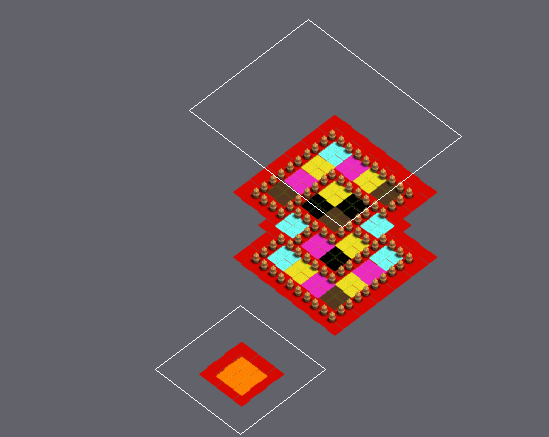
Tiled map, stored at Resources/map_02.tmx. Above, an overview of the earlier version with the close-up marked.
Close-up. Before:
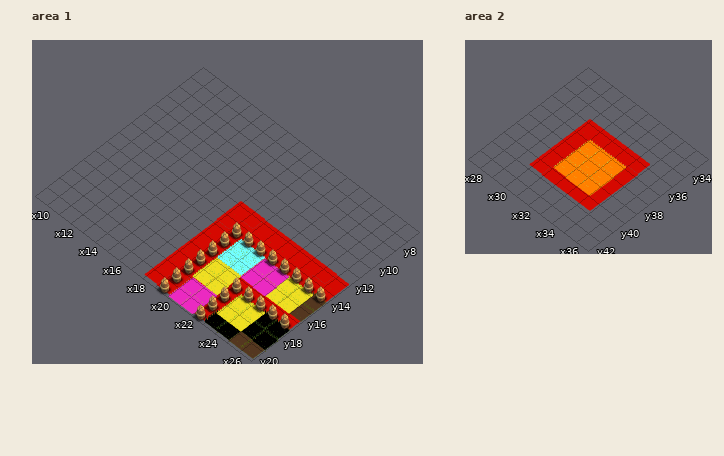
Cells are 55x42 px. Isometric: x runs down to the right, y down to the left. Shown: area 1 x 9..26, y 7..20; area 2 x 27..36, y 33..42. The commit also changed other parts of the map, which this record leaves out.
Once edited:
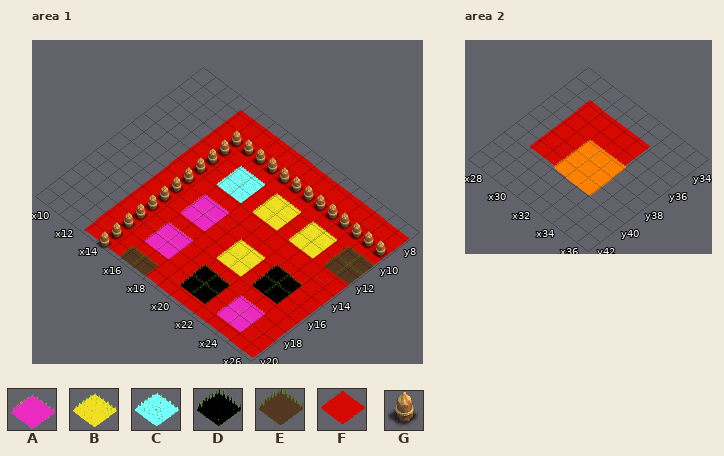
Key: from "tileset": A 1, B 2, C 3, D 4, E 5, F 7; from "wall_peg": G 0.
_ is an empty cell, . an unchanged one.
The edit:
--- layer "Domain", area 1
@@ x 13..26 @@
- 8 ______________
- 9 ______________
-10 ______________
-11 ______________
-12 ______________
-13 _____.........
-14 _____.........
-15 _____.........
-16 _____.........
-17 _____.........
-18 _____.........
-19 _____.........
-20 _____.........
+ 8 FFFFFFFFFFFFFF
+ 9 FFFFFFFFFFFFFF
+10 FFFFFFFFFFFFFF
+11 FFFFFFFFFFFFFF
+12 FFFFFFFFFFFFFF
+13 FFFFF.........
+14 FFFFF.........
+15 FFFFF.........
+16 FFFFF.........
+17 FFFFF.........
+18 FFFFF.........
+19 FFFFF.........
+20 FFFFF.........
--- layer "ArcherTower", area 1
@@ x 25..26 @@
-11 __
-12 __
+11 EE
+12 EE
@@ x 26..26 @@
-15 E
-16 E
+15 _
+16 _
@@ x 16..26 @@
-20 __.......EE
+20 EE.......__
--- layer "TrenchMortar", area 1
@@ x 23..24 @@
-15 __
-16 __
+15 DD
+16 DD
@@ x 20..26 @@
-18 __...DD
-19 __...DD
-20 ...DD..
+18 DD...__
+19 DD...__
+20 ...__..
--- layer "Canon", area 1
@@ x 16..17 @@
-11 __
-12 __
+11 CC
+12 CC
@@ x 20..21 @@
-15 CC
-16 CC
+15 __
+16 __
--- layer "GoldBank", area 1
@@ x 19..23 @@
-11 __.__
-12 __.__
+11 BB.BB
+12 BB.BB
@@ x 20..25 @@
-15 __..BB
-16 __..BB
-17 BB....
-18 BB.BB.
-19 ...BB.
+15 BB..__
+16 BB..__
+17 __....
+18 __.__.
+19 ...__.
--- layer "ElixerTank", area 1
@@ x 16..24 @@
-14 __.......
-15 __....AA.
-16 ......AA.
-17 __.......
-18 __.....__
-19 ....AA.__
-20 ....AA...
+14 AA.......
+15 AA....__.
+16 ......__.
+17 AA.......
+18 AA.....AA
+19 ....__.AA
+20 ....__...
--- layer "Wall", area 1
@@ x 14..26 @@
- 9 _____________
-10 _............
-11 _............
-12 _............
-13 _............
-14 _....GGGGGGGG
-15 _....G.......
-16 _....G.......
-17 _....G..GGGGG
-18 _....G..G....
-19 _....G..G....
-20 _....G..G....
+ 9 GGGGGGGGGGGGG
+10 G............
+11 G............
+12 G............
+13 G............
+14 G....________
+15 G...._.......
+16 G...._.......
+17 G...._.._____
+18 G...._.._....
+19 G...._.._....
+20 G...._.._....
--- layer "Domain", area 2
@@ x 29..34 @@
-35 _____.
-36 _....F
-37 _....F
-38 _....F
-39 _....F
-40 .FFFFF
+35 FFFFF.
+36 F...._
+37 F...._
+38 F...._
+39 F...._
+40 ._____
